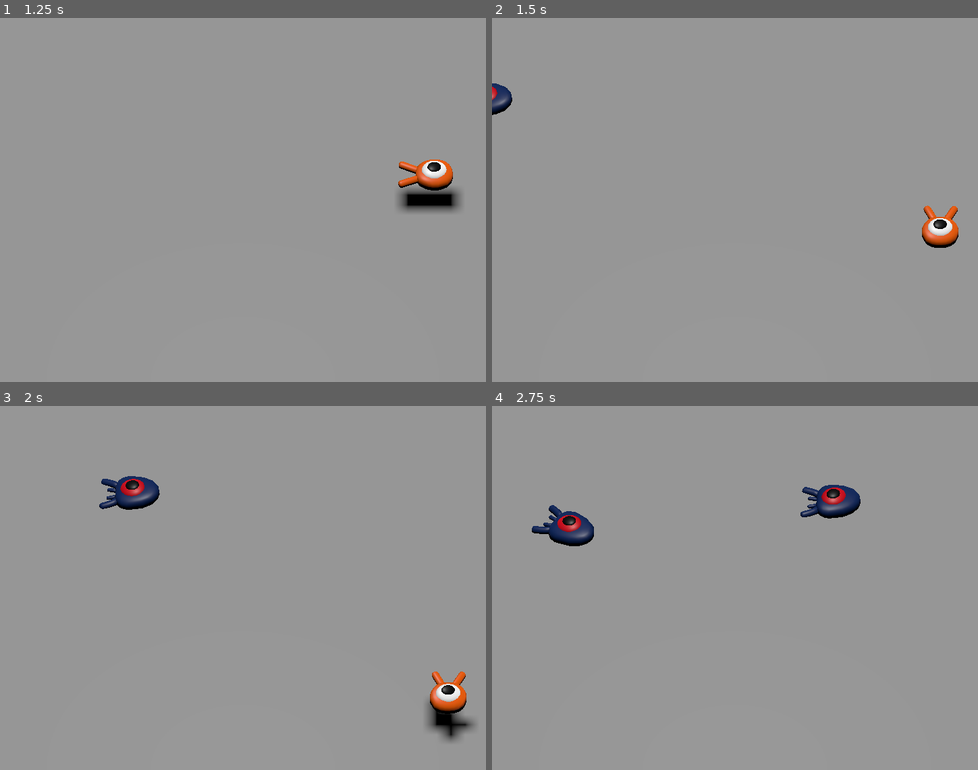
Above: before the commit, frames 1-4 (two rows, left to right).
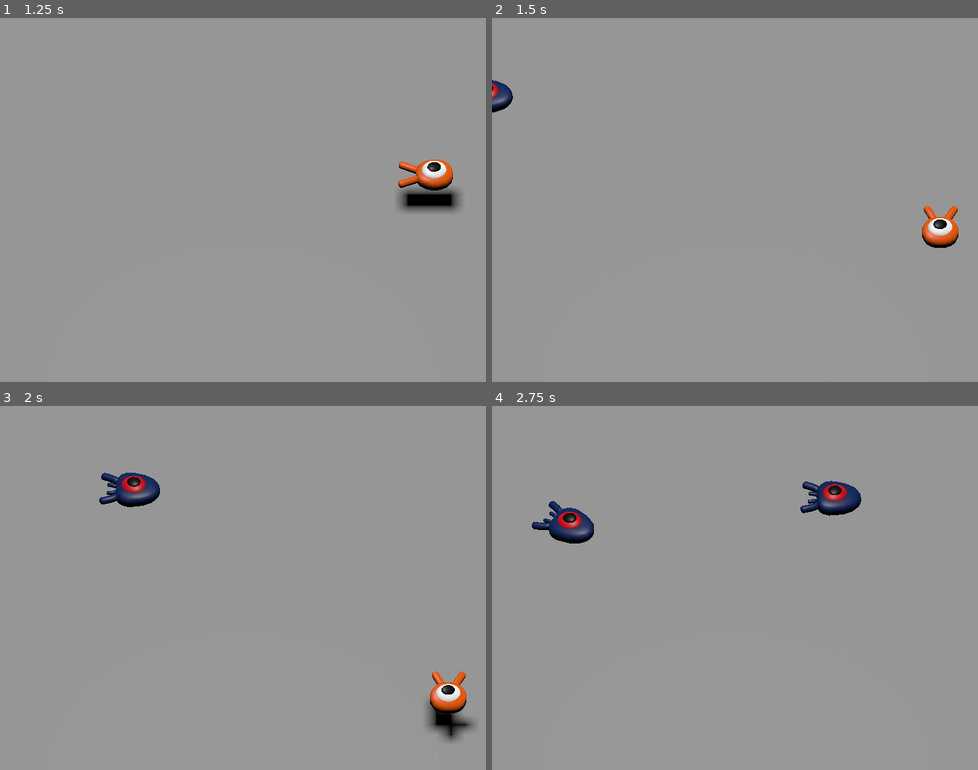
Above: after the commit, the same moments.

Repository: ParadoxV5/godot-first3D
Game: Godot game, scene res://main/main.tscn
Two runs of this game, one before a commit and one after it. Both use one fixed random seed, a clock stepped at 60 frames per second and the inputs below.
Inputs:
- Up to frame 1 (1.25 s): tap Enter at 0.5 s; hold Right (move_right) from 0.53 s (still down); tap Space (jump) at 0.77 s
- Up to frame 2 (1.5 s): release Right (move_right) at 1.28 s; hold Down (move_back) from 1.28 s (still down)
- Up to frame 3 (2 s): keep holding Down (move_back); tap Space (jump) at 1.52 s
- Up to frame 4 (2.75 s): release Down (move_back) at 2.03 s; hold Right (move_right) from 2.03 s (still down)

Frame 1 is identical in both runs. In frame 2, 0.2% of the frame differs, in the area x 0-5%, y 17-27%; in frame 3, 0.7%; in frame 4, 1.4%, in the area x 8-76%, y 20-39%.

Commit message:
fix `Mob#setup_position` Y-positions

Diff:
--- a/mob/mob.gd
+++ b/mob/mob.gd
@@ -9,7 +9,8 @@
 func _physics_process(_delta) -> void: move_and_slide()
 
 func setup_position(start_position: Vector3, player_position: Vector3):
-  look_at_from_position(start_position, player_position, Vector3.UP)
+  player_position.y = position.y
+  look_at_from_position(position + start_position, player_position, Vector3.UP)
   rotate_y(deg_to_rad(randf_range(-rotate_range, rotate_range)))
   velocity = (
     Vector3.FORWARD * randf_range(min_speed, max_speed)
